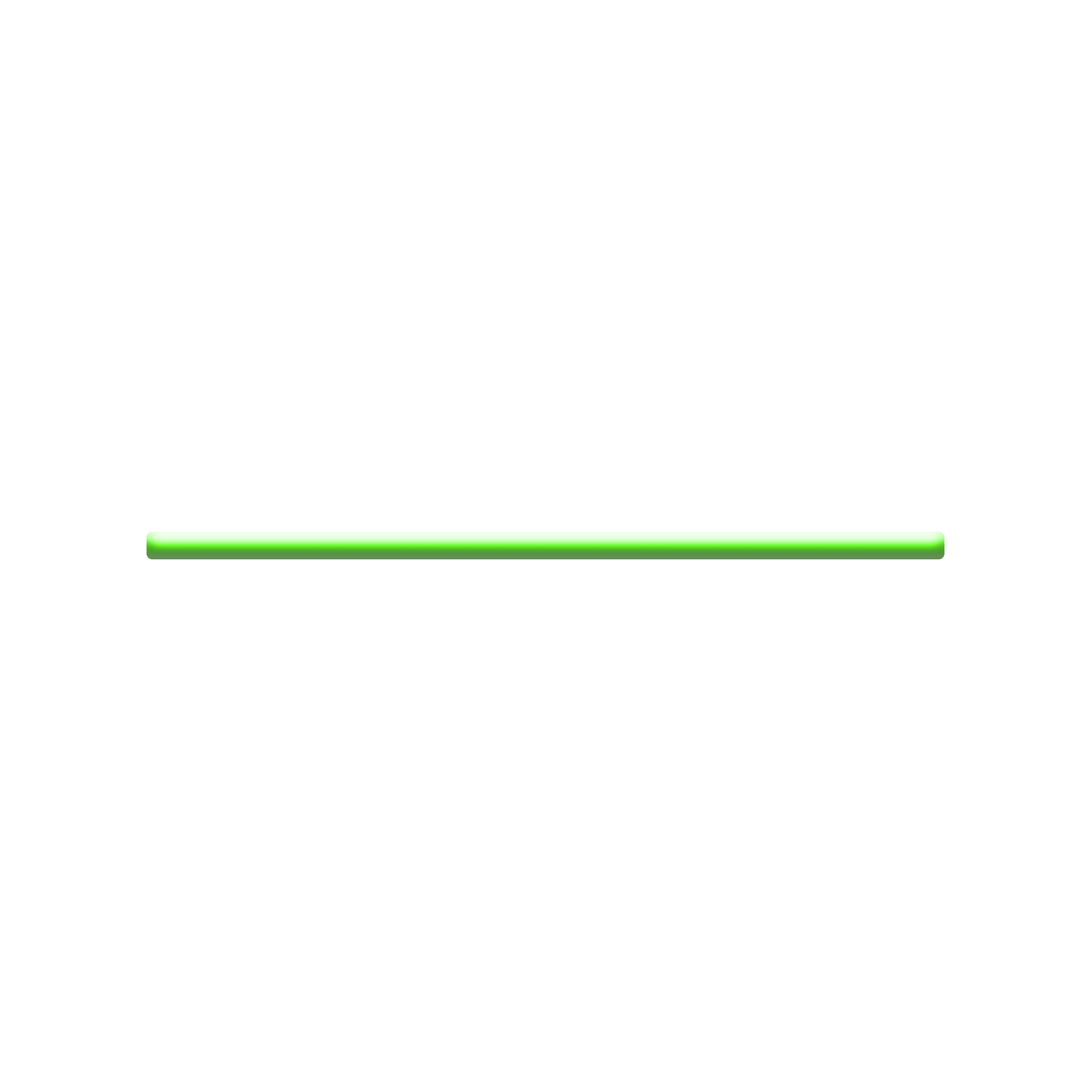
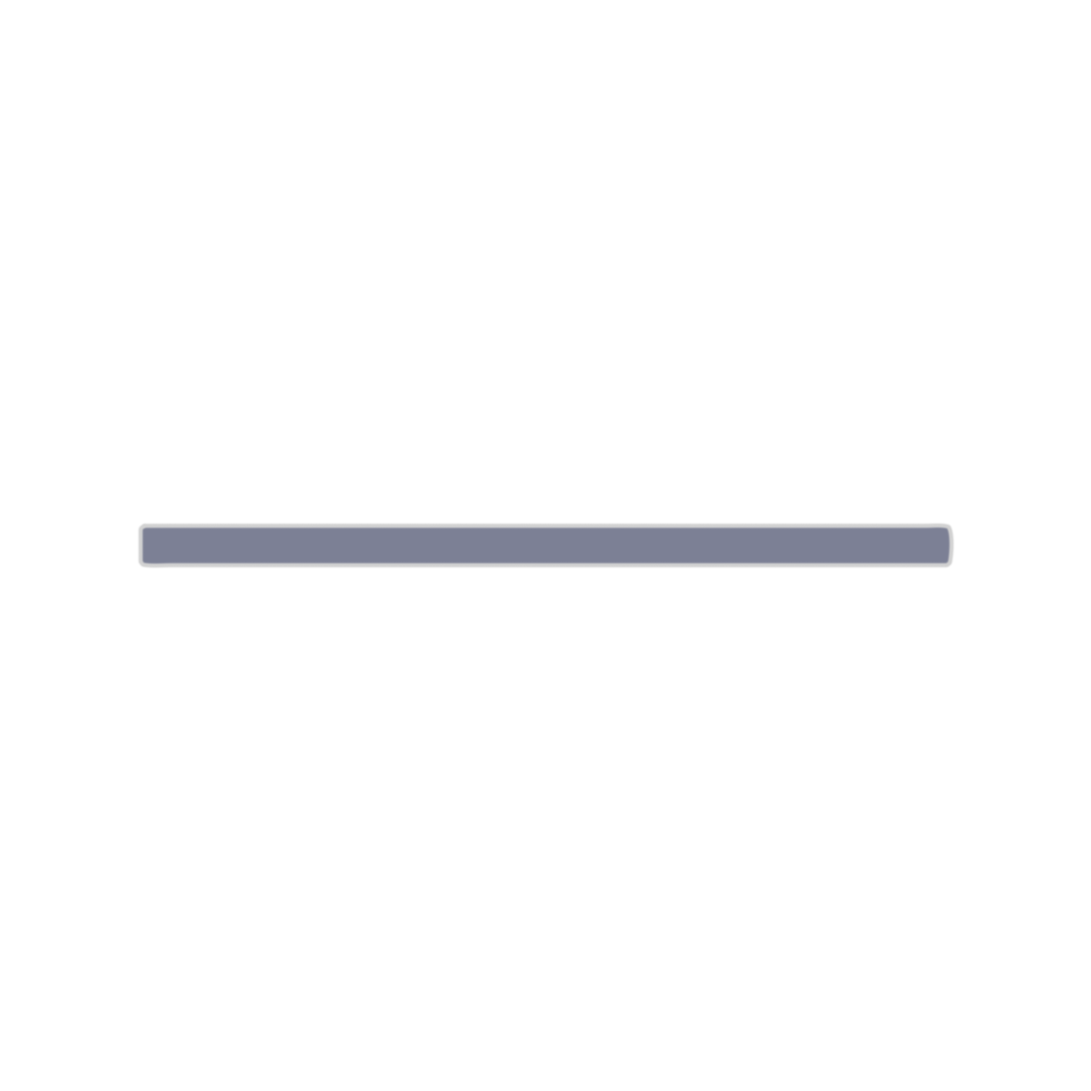
Two versions of the same layered image (1091 x 1091). Layer-by-layer changes:
hid "BOOST_BAR" over 146, 531, 945, 560
showed group "BOOST_BORDER" (2 layers) over 137, 522, 956, 570
